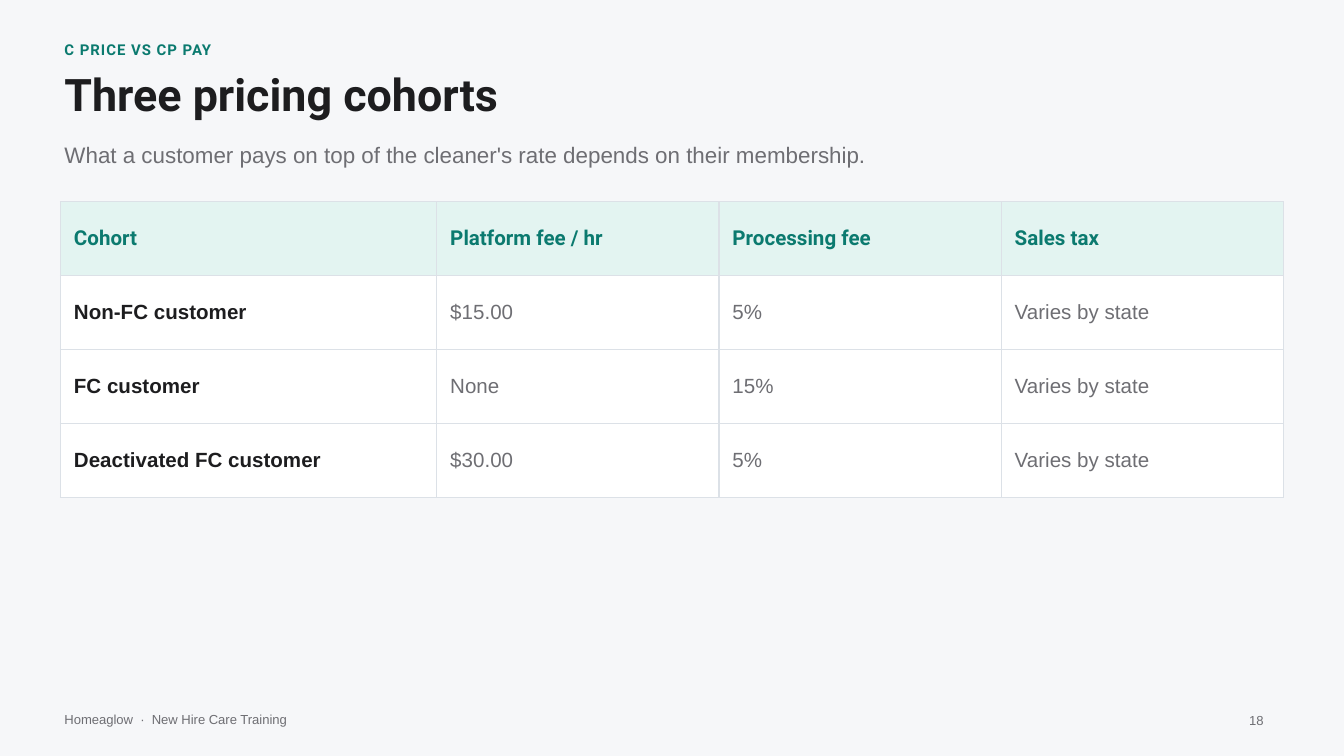
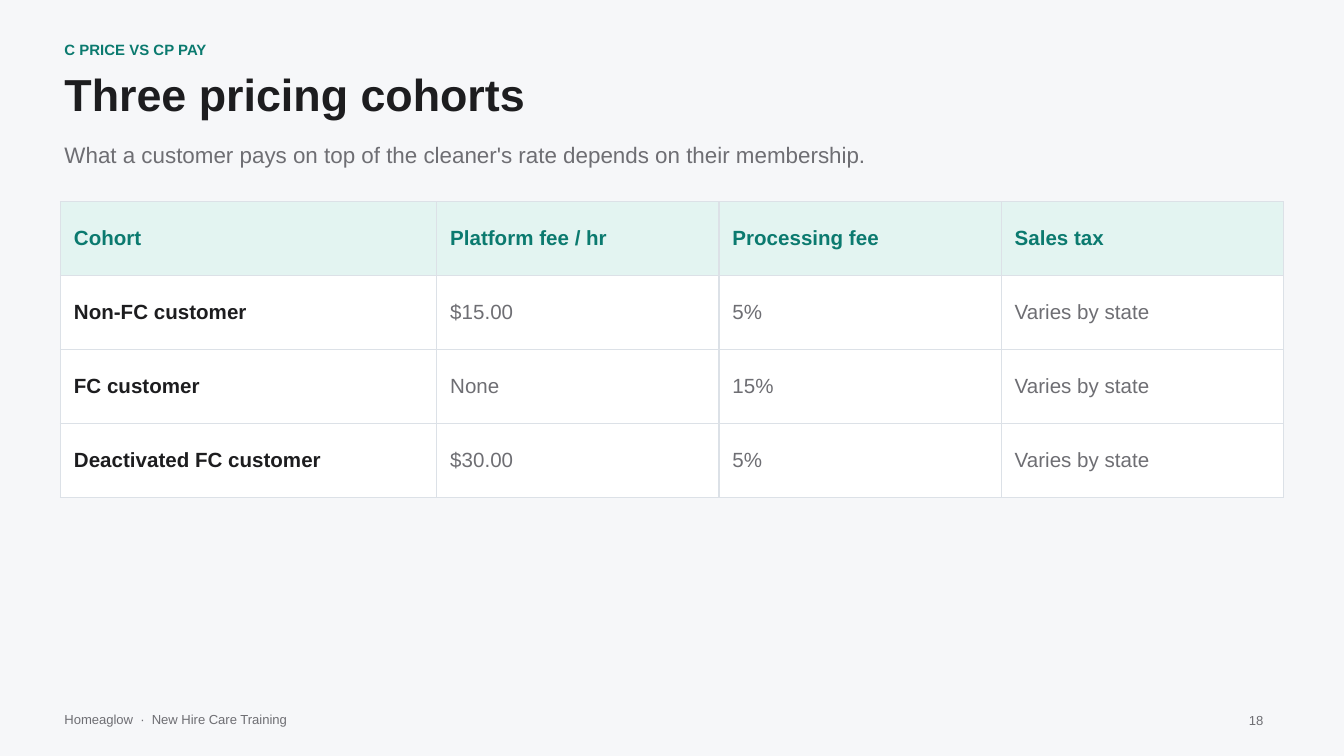
Before and after one commit to anjulimichelle/training, a slide deck: slide 18 of platform-mechanics/platform-operating-mechanics.pptx. Drawn at 1344x756 pixels with LibreOffice and Linux fonts; fonts in the diff are those of the drawing. Boxes give left, top, right and bottom in pixels: in the first picture for what was removed or moved away, otherwise in the second. Text is boxed around its words. In the diff, an @@ line names an element or a change of style, - is before the commit and + after.

```diff
--- a/platform-mechanics/platform-operating-mechanics.pptx
+++ b/platform-mechanics/platform-operating-mechanics.pptx
@@ text "C PRICE VS CP PAY" at (64,44,206,55): font Roboto to Arial, letter spacing 0.5 to 0 pt @@
@@ text "Three pricing cohorts" at (64,78,525,120): font Roboto to Arial @@
@@ table at (60,202,1284,642) @@
@@ font Roboto to Arial in "Cohort", "Platform fee / hr", "Processing fee", "Sales tax" @@
```
Also in this commit, not shown: 45 other slides changed, 2 other files.
